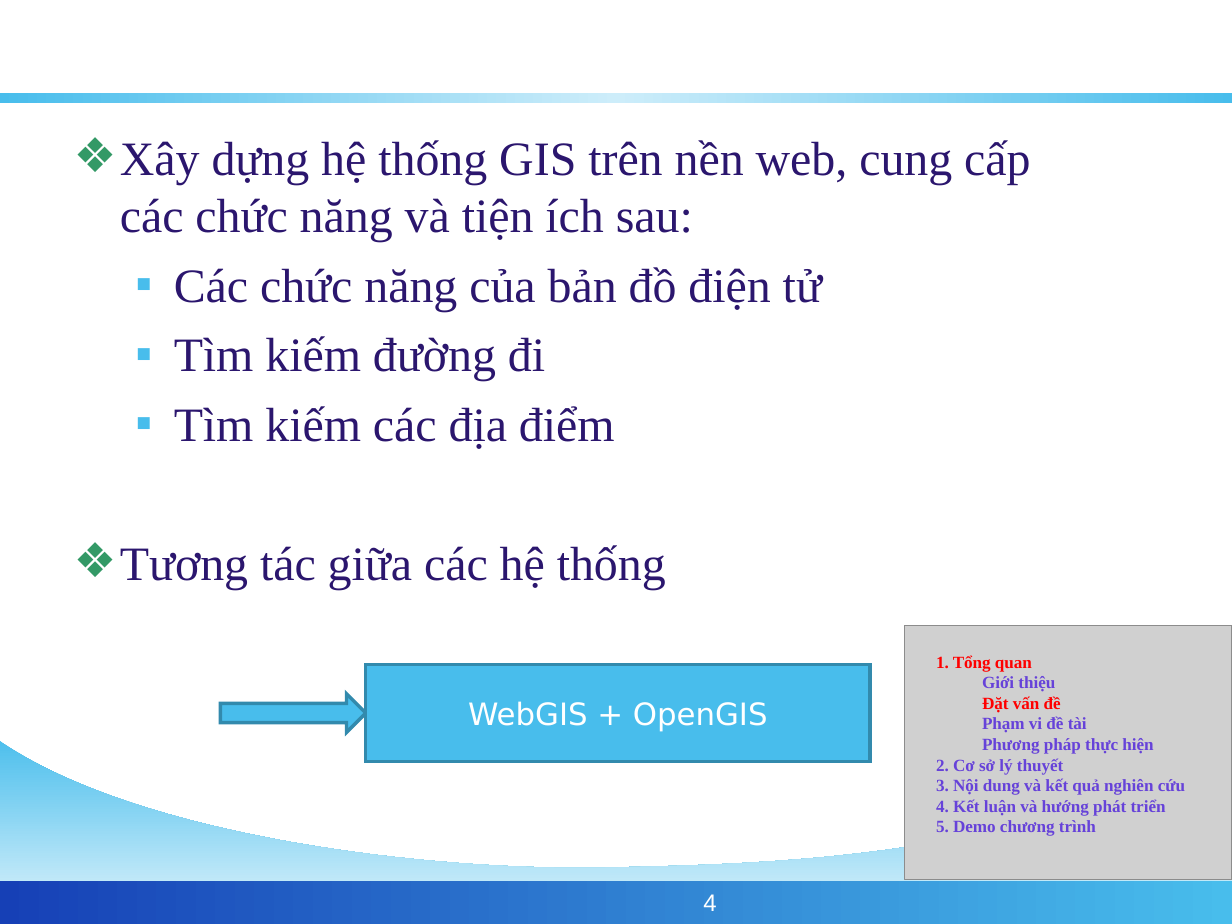
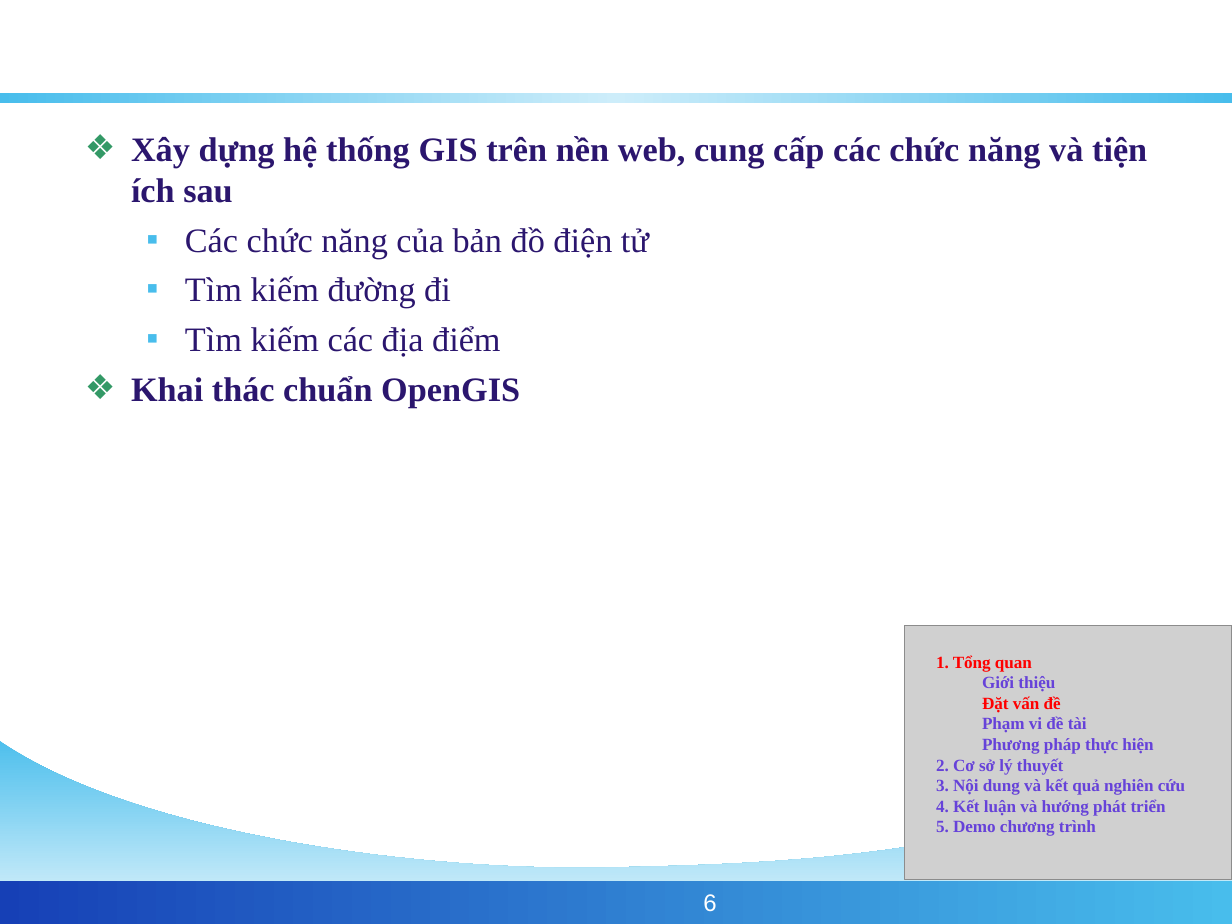
Before and after one commit to phamngsinh/cantho-webgis, a slide deck: slide 6 of Document/Bao Cao/BaoCaoLuanVan.ppt (slide 4 before the commit). Drawn at 1232x924 pixels with LibreOffice and Linux fonts; fonts in the diff are those of the drawing; grey boxes stand for pictures; background and template pictures are left out. Boxes give left, top, right and bottom in pixels: in the first picture for what was removed or moved away, otherwise in the second. Text is boxed around its words. In the diff, an @@ line names an element or a change of style, - is before the commit and + after.

```diff
--- a/Document/Bao Cao/BaoCaoLuanVan.ppt
+++ b/Document/Bao Cao/BaoCaoLuanVan.ppt
@@ text "Xây dựng hệ thống GIS ...": place and size @@
-text "Xây dựng hệ thống GIS ..." at (120,140,1030,590)
+text "Xây dựng hệ thống GIS ..." at (131,136,1147,408)
@@ text at (131,136,1147,203): text changed; size 28 to 20 pt; bold on @@
-❖ Xây dựng hệ thống GIS trên nền web, cung cấp các chức năng và tiện ích sau:
+❖ Xây dựng hệ thống GIS trên nền web, cung cấp các chức năng và tiện ích sau
@@ text at (185,227,649,357): size 28 to 20 pt in "Các chức năng của bản đồ điện ...", "Tìm kiếm đường đi", "Tìm kiếm các địa điểm"; alignment left to justified; less space between paragraphs @@
@@ text at (131,376,520,408): text changed; size 28 to 20 pt; bold on @@
-❖ Tương tác giữa các hệ thống
+❖ Khai thác chuẩn OpenGIS
@@ rectangle removed at (366,665,871,763) @@
-WebGIS + OpenGIS
@@ right arrow removed at (221,694,366,732) @@
@@ page number at (703,894,716,912): text changed @@
-4
+6
```
Also in this commit, not shown: 9 other slides changed, 2 slides added, 1 slide removed.
